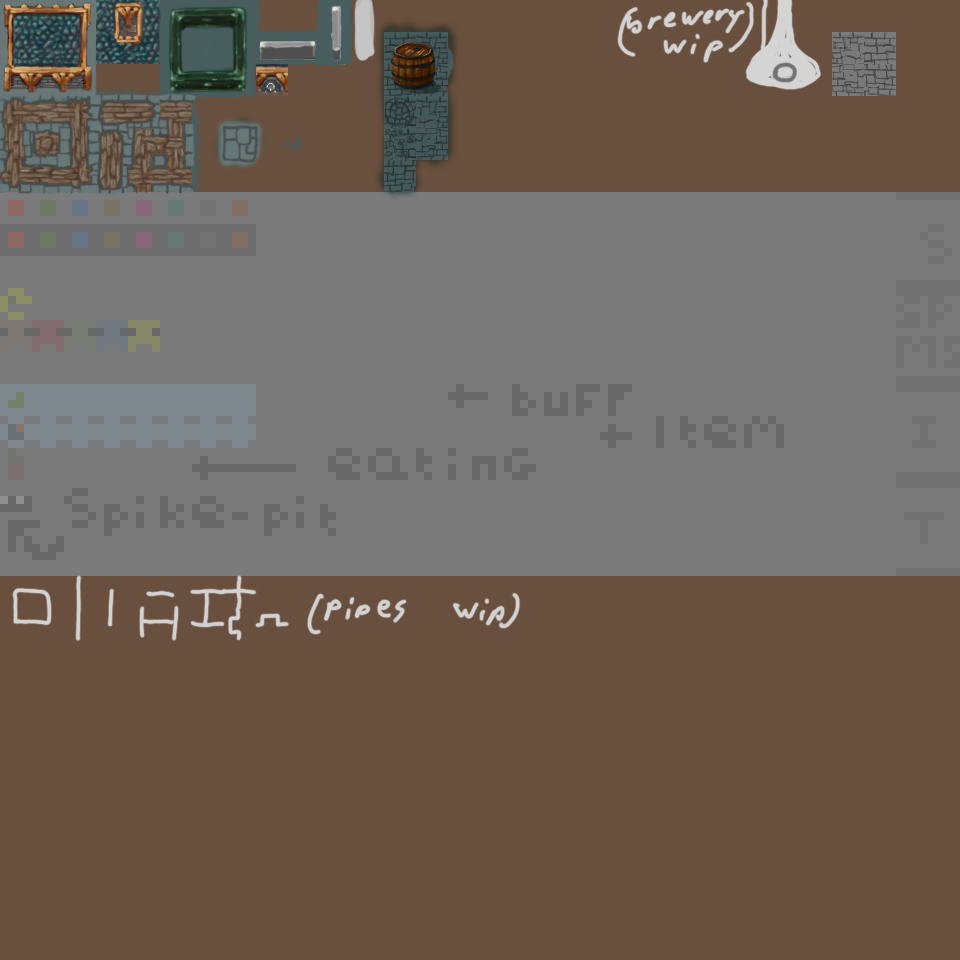
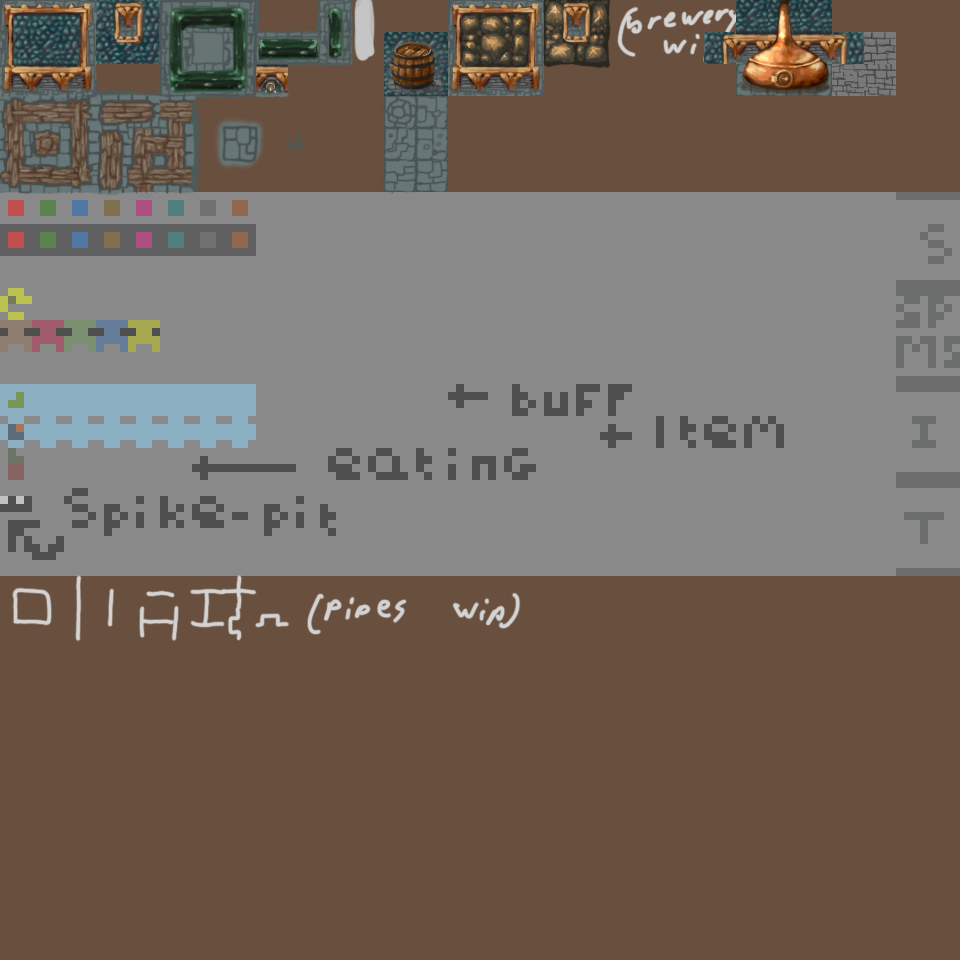
Two versions of the same layered image (960 x 960). Layer-by-layer changes:
added layer "Layer 26" above "Layer 27" over [460, 0, 609, 70]
added layer "Layer 27" above "Layer 25" over [119, 0, 611, 69]
added layer "Layer 25" above "Layer 19" over [448, 0, 608, 96]
"Layer 19": opacity 52% → 100%, moved it above "Layer 9", painted on it over [170, 7, 278, 94]
painted on "Layer 9" over [266, 81, 275, 90]
painted on "Layer 18" over [170, 7, 245, 88]
removed layer "Layer 16" over [168, 6, 248, 93]
removed layer "Layer 15" over [0, 0, 267, 196]
added layer "Layer 23" above "Layer 24" over [0, 0, 423, 125]
added layer "Layer 24" above "Layer 22" over [158, 0, 345, 98]
added layer "Layer 22" above "Group 1 copy" over [253, 0, 352, 66]
painted on "Group 1 copy" over [0, 0, 448, 196]
painted on "Layer 12" over [159, 0, 353, 97]
removed layer "Layer 8" (was overlay) over [90, 15, 464, 204]
added layer "Layer 30" above "Layer 29" over [737, 68, 832, 96]
added layer "Layer 29" above "Layer 28" over [740, 0, 831, 94]
added layer "Layer 28" above "Layer 11" over [729, 32, 836, 44]
painted on "Layer 11" over [269, 0, 864, 96]
painted on "Layer 6" over [261, 32, 448, 96]
added layer "Layer 21" above "Layer 7" over [255, 88, 289, 98]
moved "Layer 0" above "Layer 3" over [0, 0, 960, 576]
